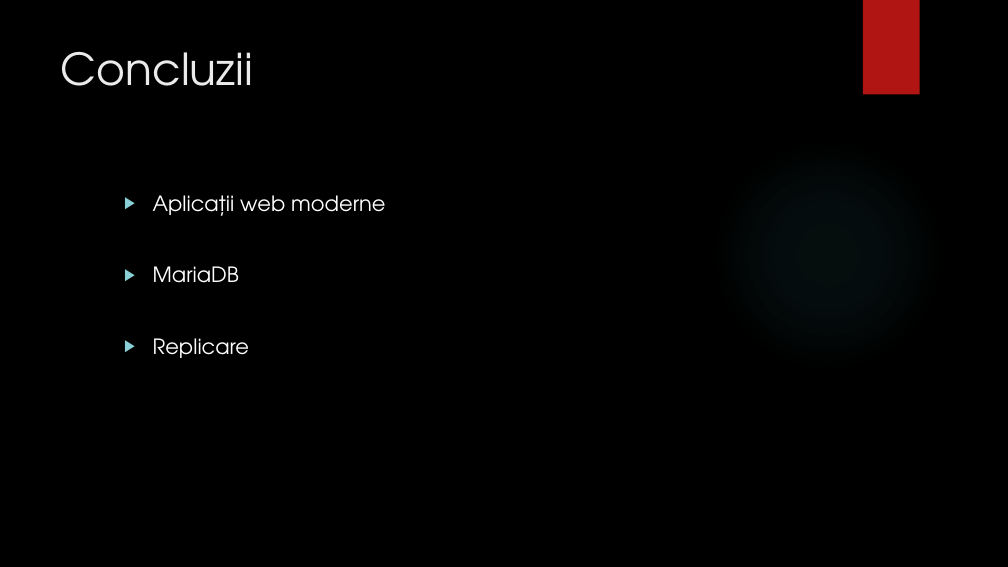
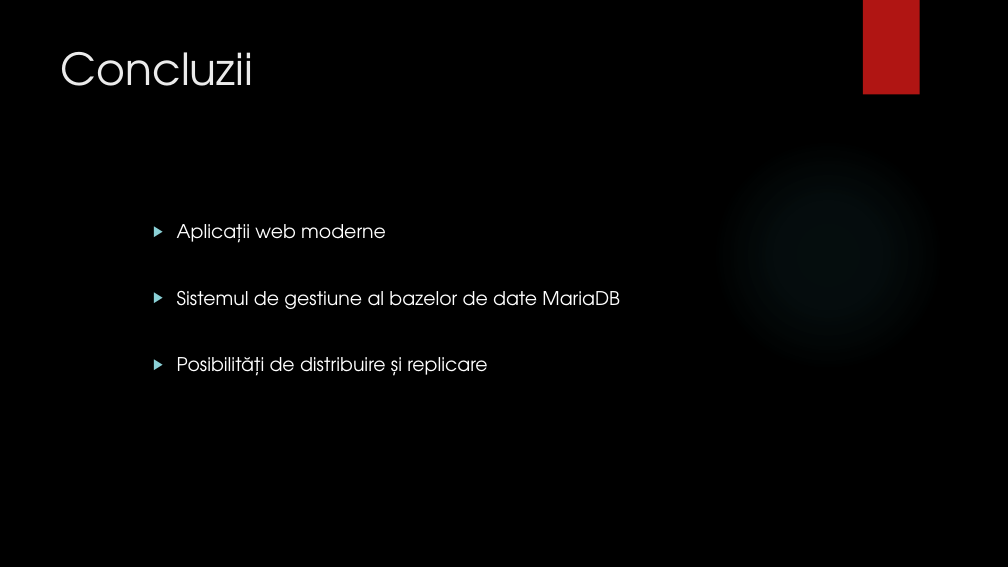
Before and after one commit to bogdanmatra/stoma, a slide deck: slide 18 of documentation/Prezentare_Licenta_Matragociu_Bogdan.pptx (slide 17 before the commit). Drawn at 1008x567 pixels with LibreOffice and Linux fonts; fonts in the diff are those of the drawing; background and template pictures are left out. Boxes give left, top, right and bottom in pixels: in the first picture for what was removed or moved away, otherwise in the second. Text is boxed around its words. In the diff, an @@ line names an element or a change of style, - is before the commit and + after.

```diff
--- a/documentation/Prezentare_Licenta_Matragociu_Bogdan.pptx
+++ b/documentation/Prezentare_Licenta_Matragociu_Bogdan.pptx
@@ text "Aplicații web moderne": place and size @@
-text "Aplicații web moderne" at (153, 195, 385, 358)
+text "Aplicații web moderne" at (177, 224, 620, 376)
@@ text at (177, 224, 386, 243): size 20 to 18 pt in "Aplicații web moderne"; list level 1 to 2 in "Aplicații web moderne" @@
@@ text at (177, 291, 620, 376): text changed; size 20 to 18 pt @@
-▶ MariaDB
-▶ Replicare
+  ▶ Sistemul de gestiune al bazelor de date MariaDB
+  ▶ Posibilități de distribuire și replicare
```
Also in this commit, not shown: 6 other slides changed, 2 slides added, 1 slide removed.
